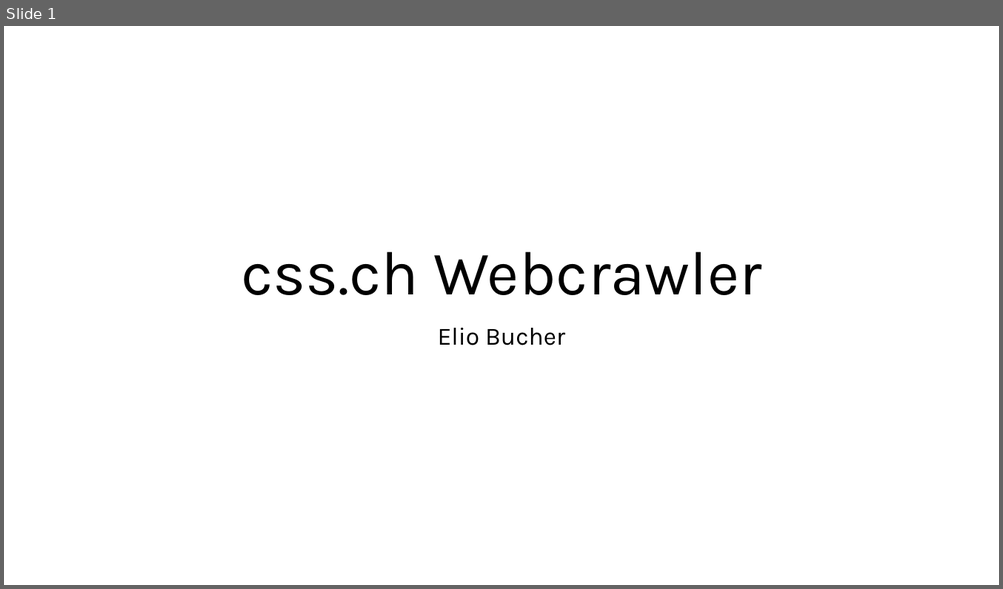
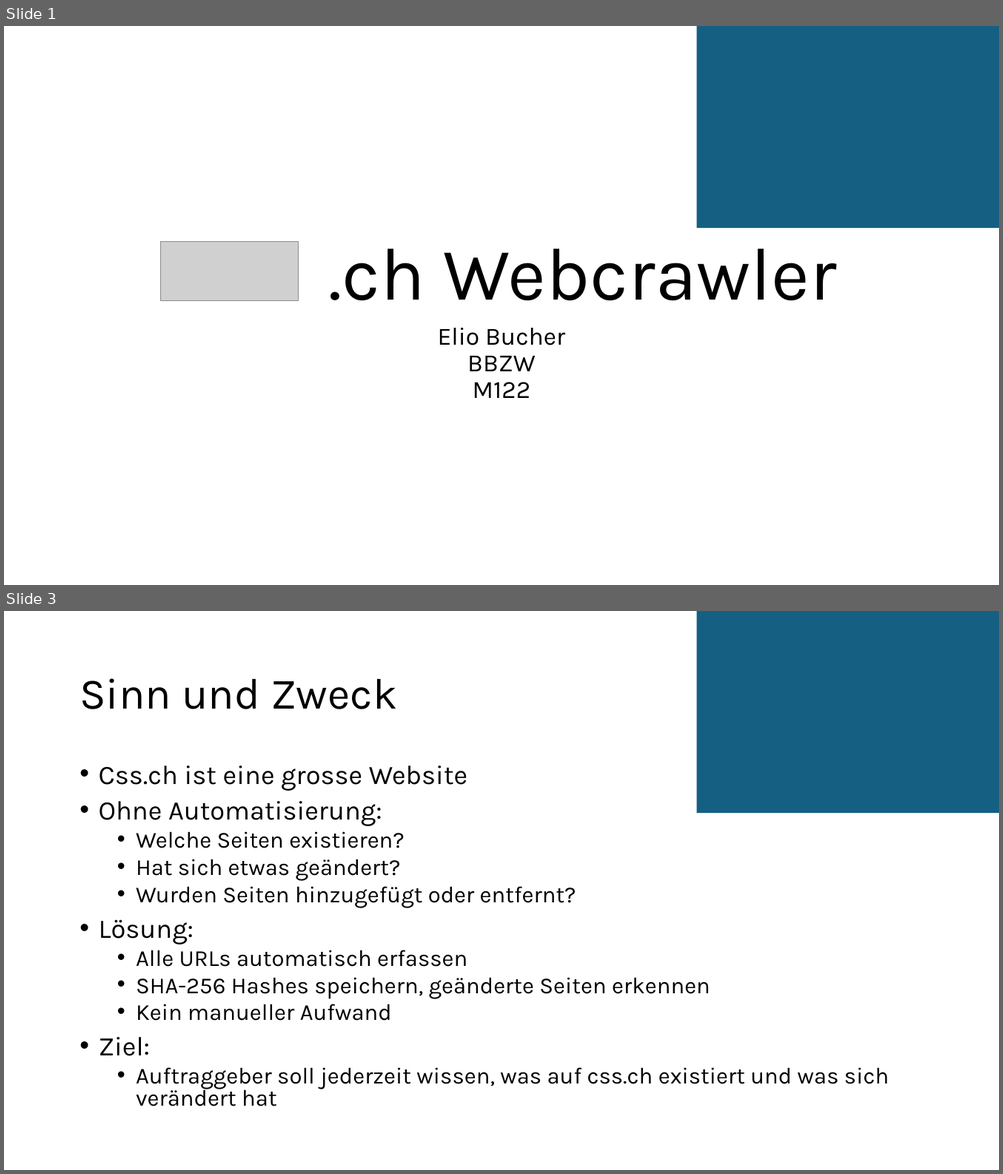
Before and after one commit to ElioBucher/M122-CSS-Web-Crawler, a slide deck: planning/css.ch Webcrawler.pptx. Shown one above the other, each under a label of ours: slide 1 before the commit, slides 1 and 3 after it; the slides between them are not shown. The pictures are 1003x589 and 1003x1174 pixels, drawn with LibreOffice and Linux fonts; fonts in the diff are those of the drawing; grey boxes stand for pictures. Boxes give left, top, right and bottom in pixels: in the first picture for what was removed or moved away, otherwise in the second. Text is boxed around its words. In the diff, an @@ line names an element or a change of style, - is before the commit and + after.

```diff
--- a/planning/css.ch Webcrawler.pptx
+++ b/planning/css.ch Webcrawler.pptx
@@ slide 3 added at (x1=4, y1=611, x2=999, y2=1170), background #FFFFFF @@
@@ rectangle added at (x1=697, y1=611, x2=999, y2=813), fill #156082 @@
@@ title added at (x1=79, y1=678, x2=397, y2=709), 42 pt, text #000000 @@
+Sinn und Zweck
@@ text added at (x1=99, y1=766, x2=888, y2=1107), 22.2 pt, text #000000 @@
+• Css.ch ist eine grosse Website
+• Ohne Automatisierung:
+  • Welche Seiten existieren?
+  • Hat sich etwas geändert?
+  • Wurden Seiten hinzugefügt oder entfernt?
+• Lösung:
+  • Alle URLs automatisch erfassen
+  • SHA-256 Hashes speichern, geänderte Seiten erkennen
+  • Kein manueller Aufwand
+• Ziel:
+  • Auftraggeber soll jederzeit wissen, was auf css.ch existiert und was sich verändert hat
@@ slide 1 changed as well @@
@@ rectangle added at (x1=697, y1=26, x2=999, y2=228), fill #156082 @@
@@ picture added at (x1=160, y1=242, x2=298, y2=301) @@
@@ title at (x1=329, y1=249, x2=836, y2=301): text changed; size 60 to 72 pt @@
-css.ch Webcrawler
+.ch Webcrawler
@@ subtitle at (x1=438, y1=328, x2=565, y2=398): text changed @@
-Elio Bucher
+Elio Bucher
+BBZW
+M122
```
Also in this commit, not shown: 8 other slides added.
